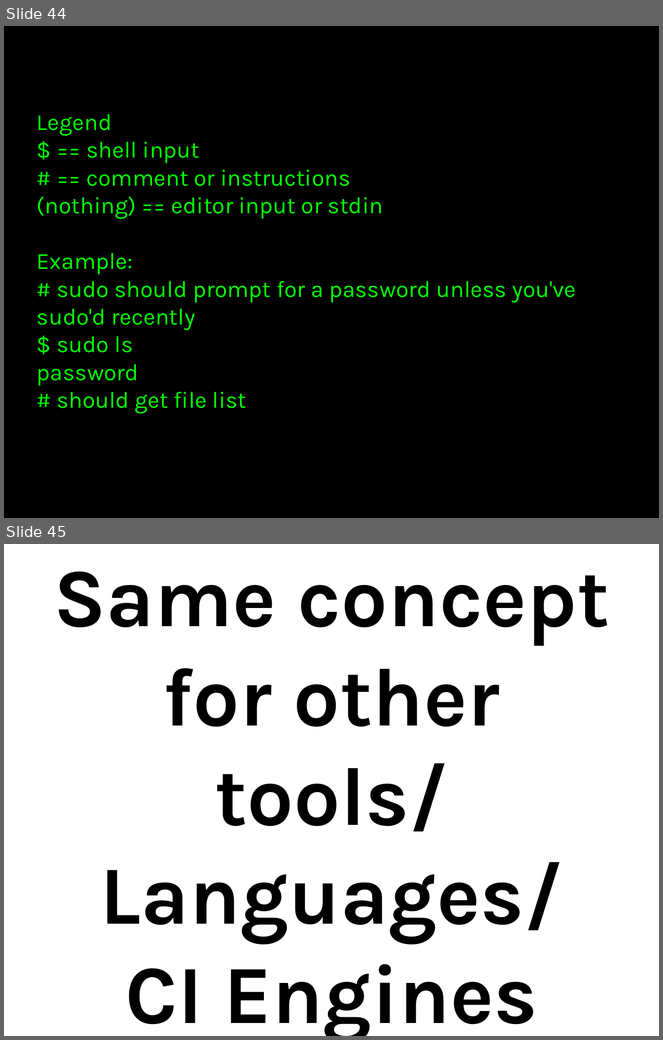
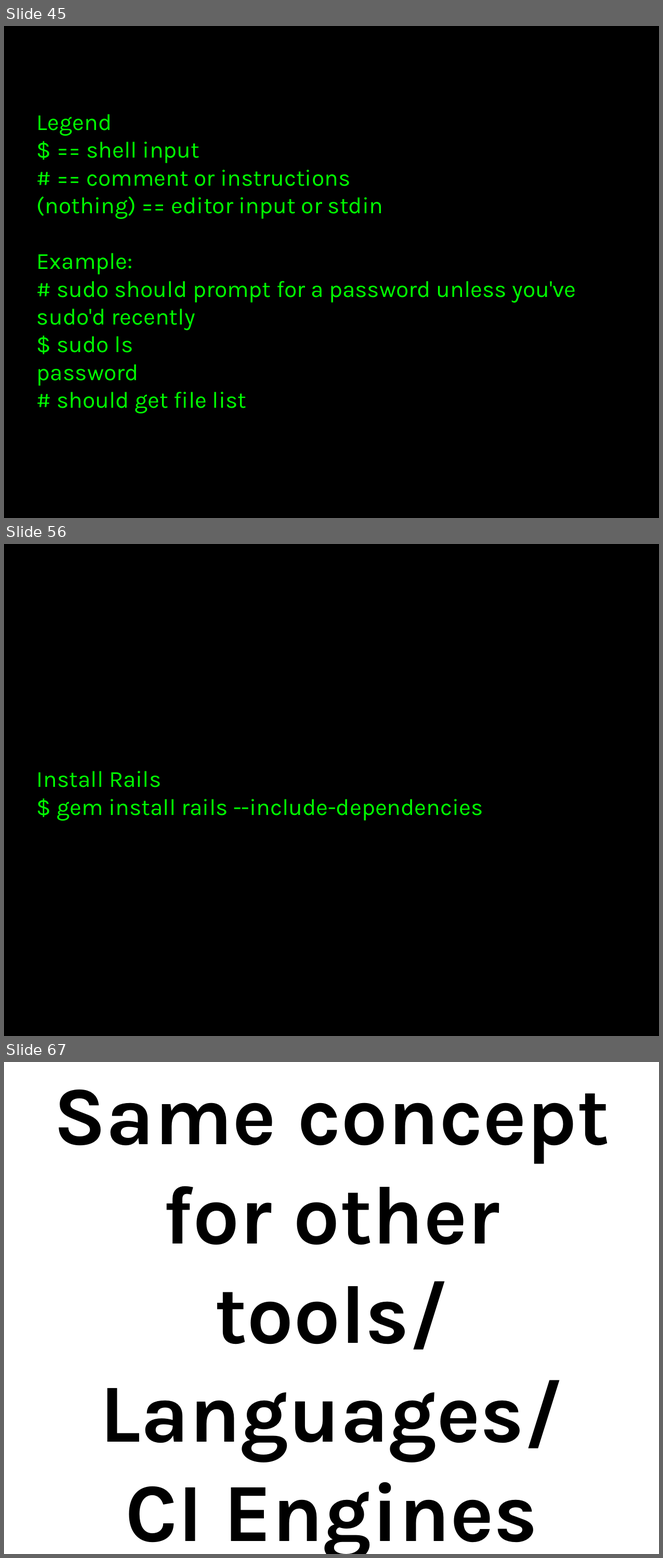
Before and after one commit to thewoolleyman/ci_for_the_rails_guy_or_gal, a slide deck: presentation/ci_for_the_web_2.0_guy_or_gal.odp. Shown one above the other, each under a label of ours: slides 44 and 45 before the commit, slides 45, 56 and 67 after it; the slides between them are not shown. The pictures are 663x1040 and 663x1558 pixels, drawn with LibreOffice and Linux fonts; fonts in the diff are those of the drawing. Boxes give left, top, right and bottom in pixels: in the first picture for what was removed or moved away, otherwise in the second. Text is boxed around its words. In the diff, an @@ line names an element or a change of style, - is before the commit and + after.

```diff
--- a/presentation/ci_for_the_web_2.0_guy_or_gal.odp
+++ b/presentation/ci_for_the_web_2.0_guy_or_gal.odp
@@ slide 56 added at box(4, 544, 659, 1036), background #000000 @@
@@ title added at box(37, 771, 483, 821), 28 pt, text #00FF00 @@
+Install Rails
+$ gem install rails --include-dependencies
@@ what was slide 44 is now slide 45 @@
@@ what was slide 45 is now slide 67 @@
```
Also in this commit, not shown: 1 slide changed, 21 other slides added.
